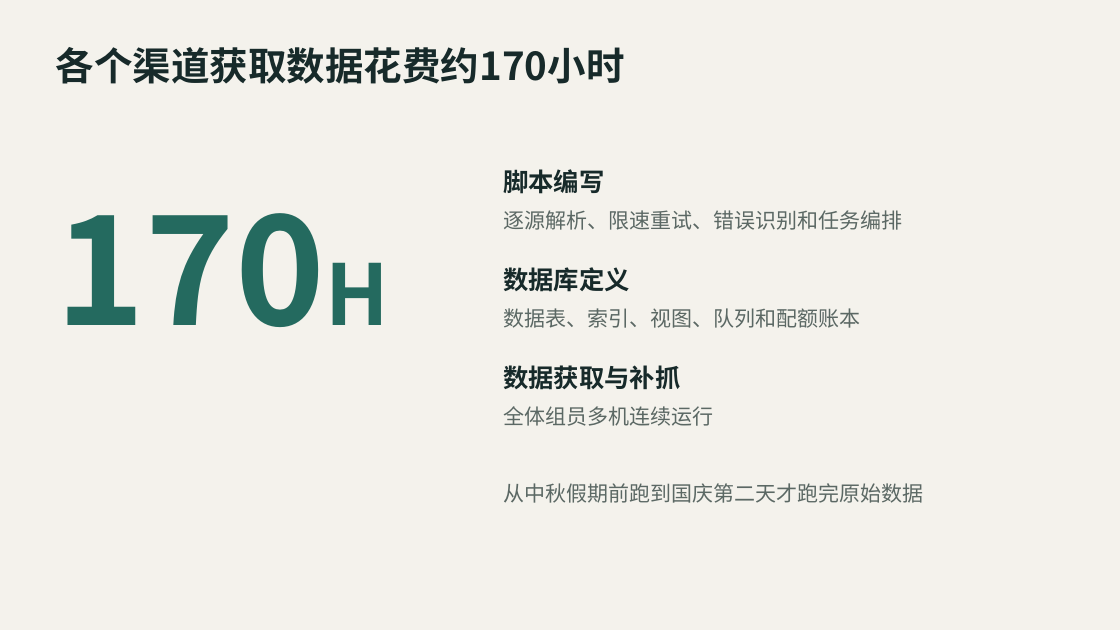
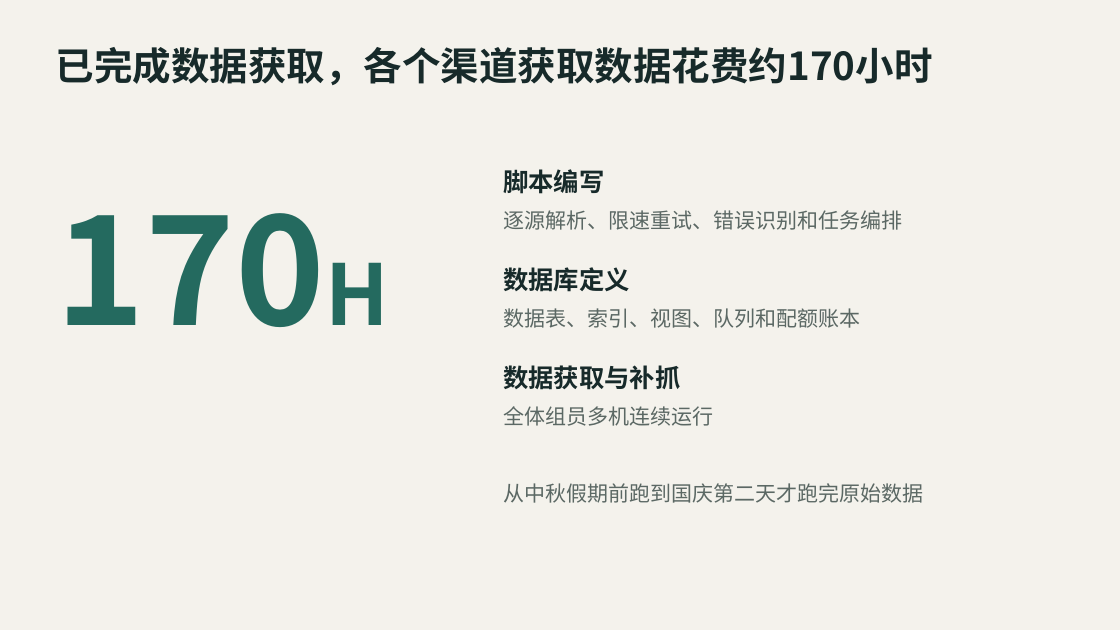
Before and after one commit to WwhdsOne/achievement-analytics, a slide deck: slide 4 of docs/presentations/数据获取与后续计划-2026-10-13-最终版.pptx (slide 3 before the commit). Drawn at 1120x630 pixels with LibreOffice and Linux fonts; fonts in the diff are those of the drawing. Boxes give left, top, right and bottom in pixels: in the first picture for what was removed or moved away, otherwise in the second. Text is boxed around its words. In the diff, an @@ line names an element or a change of style, - is before the commit and + after.

Commit message:
docs: 更新汇报 PPT（数据获取与后续计划）

```diff
--- a/docs/presentations/数据获取与后续计划-2026-10-13-最终版.pptx
+++ b/docs/presentations/数据获取与后续计划-2026-10-13-最终版.pptx
@@ text at (x1=56, y1=47, x2=933, y2=85): text changed @@
-各个渠道获取数据花费约170小时
+已完成数据获取，各个渠道获取数据花费约170小时
```
Also in this commit, not shown: 2 other slides changed.
